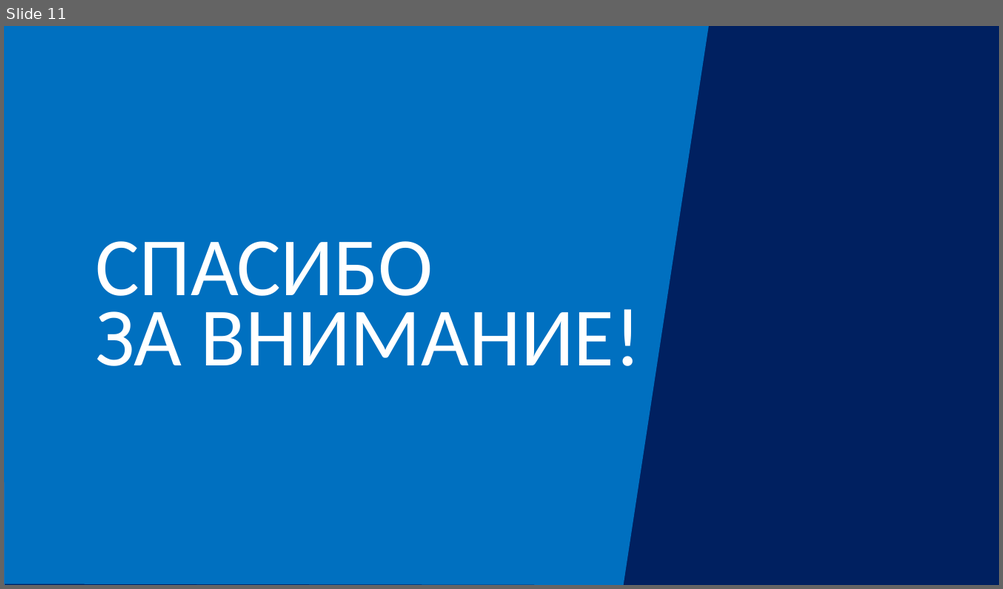
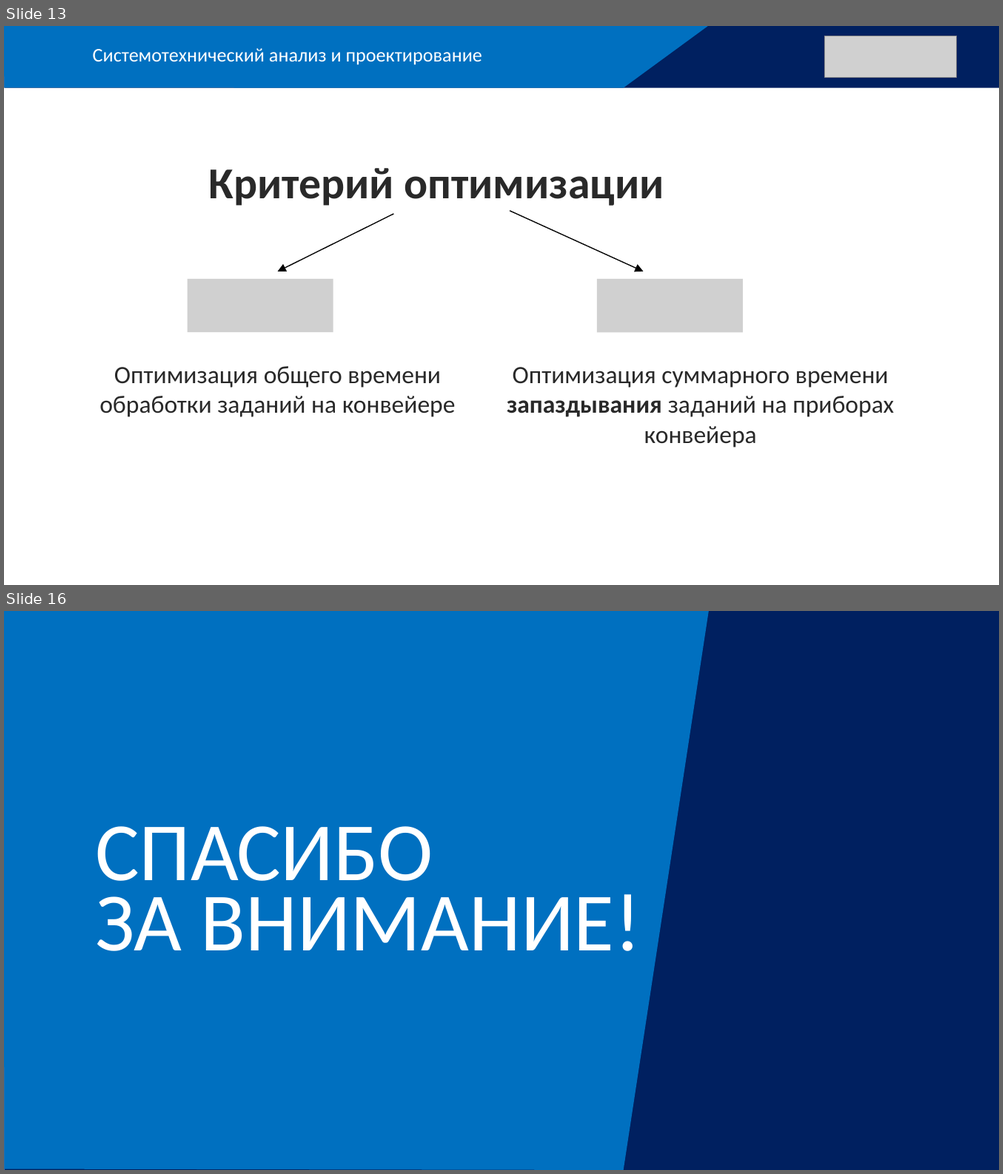
Before and after one commit to kostasmov/SevSU, a slide deck: 8 семестр/ПпЦП/Итоговая презентация.pptx. Shown one above the other, each under a label of ours: slide 11 before the commit, slides 13 and 16 after it; the slides between them are not shown. The pictures are 1003x589 and 1003x1174 pixels, drawn with LibreOffice and Linux fonts; fonts in the diff are those of the drawing; grey boxes stand for pictures. Boxes give left, top, right and bottom in pixels: in the first picture for what was removed or moved away, otherwise in the second. Text is boxed around its words. In the diff, an @@ line names an element or a change of style, - is before the commit and + after.

```diff
--- a/8 семестр/ПпЦП/Итоговая презентация.pptx
+++ b/8 семестр/ПпЦП/Итоговая презентация.pptx
@@ slide 13 added at box(4, 26, 999, 585), background #FFFFFF @@
@@ rectangle added at box(4, 26, 999, 87), fill #002060 @@
@@ freeform shape added at box(4, 26, 708, 87), fill #0070C0 @@
@@ picture added at box(825, 36, 956, 78) @@
@@ text added at box(93, 48, 482, 65), 14 pt, text #FFFFFF @@
+Системотехнический анализ и проектирование
@@ title added at box(209, 168, 663, 206), 32 pt, text #292929, bold @@
+Критерий оптимизации
@@ arrow added from (394, 214) to (278, 272), #000000 0.75 pt @@
@@ arrow added from (509, 211) to (643, 272), #000000 0.75 pt @@
@@ picture added at box(187, 278, 333, 332) @@
@@ picture added at box(597, 278, 743, 332) @@
@@ text added at box(99, 366, 455, 417), 18 pt, text #292929 @@
+Оптимизация общего времени обработки заданий на конвейере
@@ text added at box(506, 367, 893, 448), 18 pt, text #292929 @@
+Оптимизация суммарного времени запаздывания заданий на приборах конвейера
@@ what was slide 11 is now slide 16 @@
```
Also in this commit, not shown: 3 slides changed, 4 other slides added, 13 other files.
